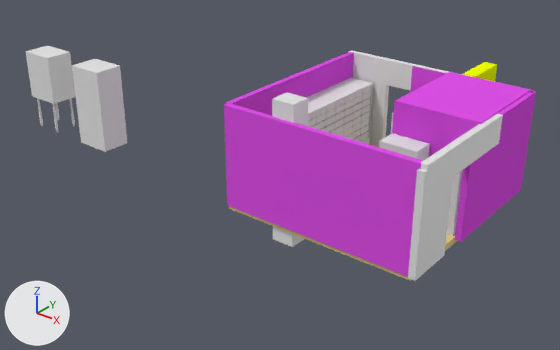
Two versions of the Blender file Blood Transfusion/Assets/Kristerin juttui/Blender stuff/medical room.blend, one commit apart.
Both versions are drawn from a 50 mm lens placed at (10.56, -17.75, 10.6), pointed at (-3.82, 0.22, -0.55). Lighting does not change. The marker at lower left points along +X, +Y and +Z.
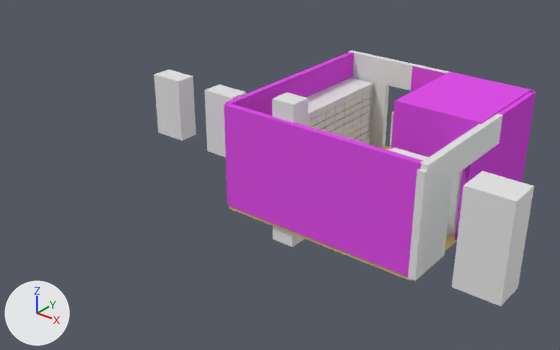
Pixel boxes [x1, y1, x2, y2] of what changed, in the pictures (560 x 350 px):
'Cube.016', moved
    before: [72, 59, 127, 152]
    after: [452, 171, 534, 306]
'Cube.011', moved
    before: [379, 133, 430, 161]
    after: [154, 69, 196, 141]
'Cube.014', reshaped, moved
    before: [25, 46, 75, 104]
    after: [389, 148, 428, 161]
'Cube.025', added
    after: [205, 84, 246, 157]
'Cube.017', moved (not visible afterwards)
    before: [462, 62, 497, 82]

What changed in the scene script:
```text
Change me_cube_068:
    used by ob_cube_014; location = (-11.79, -2.4, 1.43); rotation_euler = (-1.571, -1.571, 0.0), in degrees (-90, -90, 0)
    remove me_cube_068.from_pydata(...)  # 8 vertices, 6 faces; spans x -0.27..1.36, y -0.62..0.62, z -0.62..0.3
    add me_cube_068.from_pydata(...)  # 144 vertices, 120 faces; spans x 0.6..2.23, y -0.62..0.63, z -0.78..0.32
    me_cube_068 part 1: the whole mesh is rebuilt
Add me_cube_002:
    me_cube_002.from_pydata([(-1.58, -0.58, -0.58), (-1.58, -0.58, 0.12), (-1.58, 0.58, -0.58), (-1.58, 0.58, 0.12), (0.55, -0.58, -0.58), (0.55, -0.58, 0.12), (0.55, 0.58, -0.58), (0.55, 0.58, 0.12), (-1.58, 0.0, -0.58), (-1.58, 0.0, 0.12), (0.55, 0.0, -0.58), (0.55, 0.0, 0.12)], [], [(8, 9, 3, 2), (2, 3, 7, 6), (10, 11, 5, 4), (4, 5, 1, 0), (8, 10, 4, 0), (11, 9, 1, 5), (7, 3, 9, 11), (2, 6, 10, 8), (6, 7, 11, 10), (0, 1, 9, 8)])
Change ob_cube_011:
    ob_cube_011.location: (1.09, -0.51, 1.14) -> (-7.89, -0.43, 1.14)
Change ob_cube_016:
    ob_cube_016.location: (-9.25, -2.55, 1.44) -> (4.66, -2.55, 1.44)
Change ob_cube_017:
    ob_cube_017.location: (0.2, 5.52, 1.92) -> (0.2, 1.85, 1.92)
Change ob_cube_014:
    ob_cube_014.location: (-11.79, -2.4, 1.43) -> (2.34, -2.25, 0.57)
Add ob_cube_025:
    ob_cube_025 = bpy.data.objects.new('Cube.025', me_cube_002)
    ob_cube_025.location = (-5.48, -0.73, 1.65)
    ob_cube_025.rotation_euler = (1.571, -1.571, 0.0)  # degrees (90, -90, 0)
```
